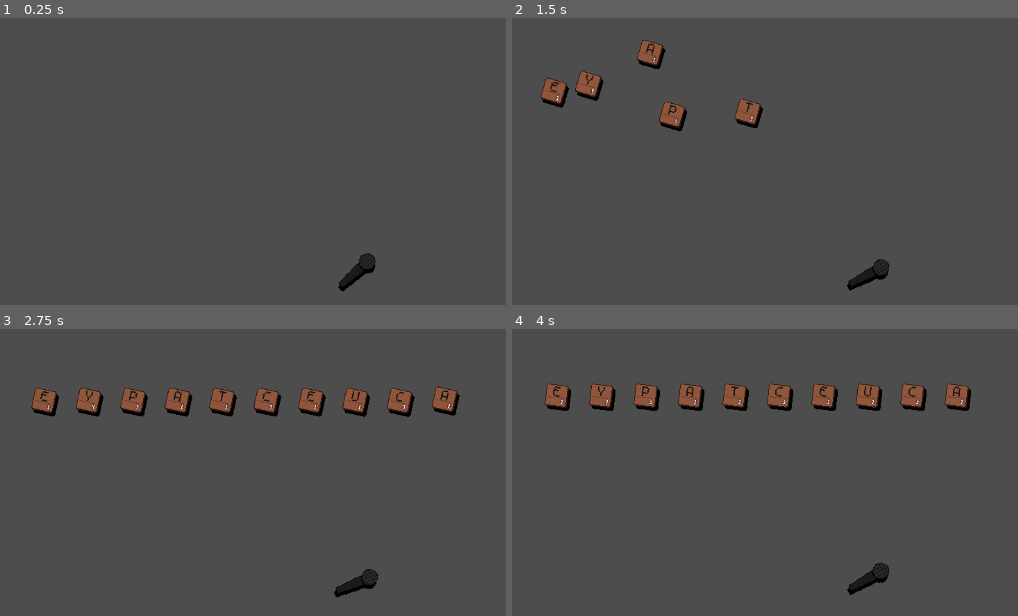
Above: before the commit, frames 1-4 (two rows, left to right).
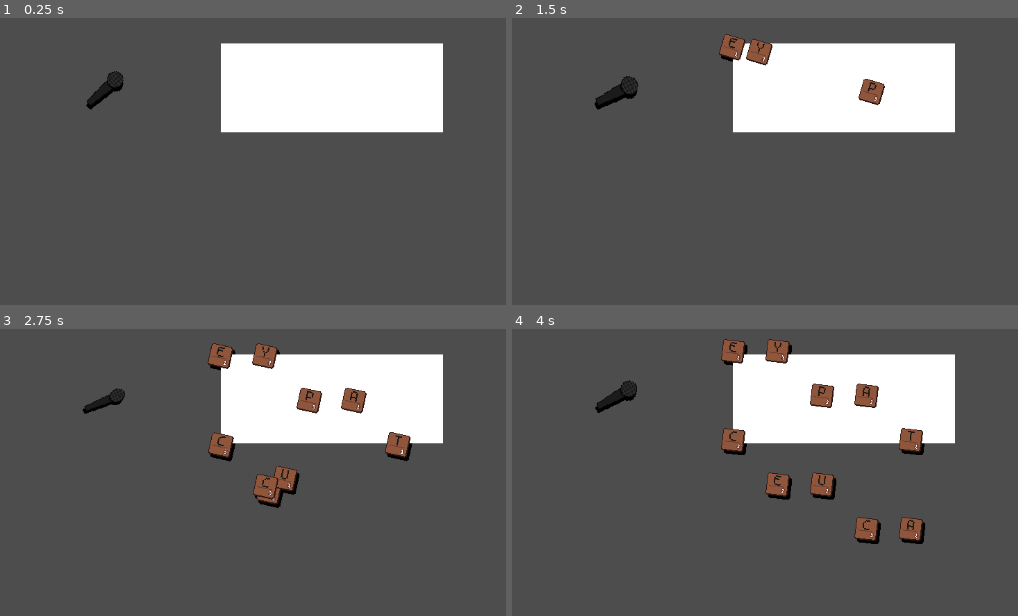
Above: after the commit, the same moments.

Repository: LiranDat/Spitandspell
Game: Godot game, scene res://letter_selection.tscn
Two runs of this game, one before a commit and one after it. Both use one fixed random seed, a clock stepped at 60 frames per second and the inputs below. This scene is started directly instead of the project's main scene.
Inputs (mouse positions are in pixels of both pictures, inside the frame that each line leads up to):
- Up to frame 1 (0.25 s): no input
- Up to frame 2 (1.5 s): move the mouse to (outside the picture) at 0.52 s; click (outside the picture) at 0.67 s; move the mouse to (592, 112) at 1.27 s; click (592, 112) at 1.42 s
- Up to frame 3 (2.75 s): move the mouse to (86, 403) at 2.02 s; click (86, 403) at 2.17 s
- Up to frame 4 (4 s): move the mouse to (643, 400) at 2.77 s; click (643, 400) at 2.92 s; move the mouse to (689, 397) at 3.52 s; click (689, 397) at 3.67 s

The runs differ from the first frame. In frame 1, 15% of the frame differs, in the area x 16-88%, y 8-96%; in frame 2, 17%; in frame 3, 18%; in frame 4, 19%, in the area x 6-91%, y 3-93%.

Commit message:
Change to letter selection

Diff:
--- a/letter_selection.gd
+++ b/letter_selection.gd
@@ -1,6 +1,7 @@
 extends Node2D
 
 var letterScene = preload("res://letter.tscn")
+@export var letterAreaSize : Vector2i = Vector2i(5,2)
 
 var abc = { # [ Punkte, Häufigkeit ]
 	"A": [1, 9],
@@ -33,6 +34,8 @@
 
 func _ready():
 	createLetterDeck()
+	$LetterArea/Shape.scale = Vector2(64.,64.)*Vector2(letterAreaSize)
+
 	pass
 
 func createLetterDeck():
@@ -54,14 +57,14 @@
 			return
 		var childIndex = randi_range(0,$MicPos/LetterDeck.get_child_count()-1)
 		var letter = $MicPos/LetterDeck.get_child(childIndex)
-		letter.reparent(self)
+		letter.reparent($LetterArea)
 		var tween = letter.create_tween()
 		tween.set_ease(Tween.EASE_OUT)
 		tween.set_trans(Tween.TRANS_ELASTIC)
-		tween.tween_property(letter,"global_position",Vector2(64.0*index+64.,128.0),1.0)
+		tween.tween_property(letter,"position",Vector2(64.0*float(index%letterAreaSize.x),64.0*float(index/letterAreaSize.y)),1.0)
 		letter.show()
 		$MicPos/Mic.pop()
-		await get_tree().create_timer(0.1).timeout
+		await get_tree().create_timer(0.2).timeout
 	pass
 
 
--- a/letter_selection.tscn
+++ b/letter_selection.tscn
@@ -7,11 +7,20 @@
 script = ExtResource("1_bvp4e")
 
 [node name="MicPos" type="Node2D" parent="."]
-position = Vector2(514, 390)
+position = Vector2(151, 128)
 
 [node name="Mic" parent="MicPos" instance=ExtResource("1_a8s43")]
 
 [node name="LetterDeck" type="Node2D" parent="MicPos"]
+
+[node name="LetterArea" type="Node2D" parent="."]
+z_index = -1
+z_as_relative = false
+position = Vector2(318, 64)
+
+[node name="Shape" type="Polygon2D" parent="LetterArea"]
+scale = Vector2(342.638, 163.09)
+polygon = PackedVector2Array(0, 0, 1, 0, 1, 1, 0, 1)
 
 [node name="Timer" type="Timer" parent="."]
 one_shot = true
--- a/mic.gd
+++ b/mic.gd
@@ -1,6 +1,7 @@
 extends Node2D
 
 var time = 0.0
+var tween : Tween
 
 func _process(delta: float) -> void:
 	sway(delta)
@@ -13,10 +14,12 @@
 	pass
 
 func pop():
-	var tween = get_tree().create_tween()
+	if(tween):
+		tween.kill()
+	tween = get_tree().create_tween()
 	tween.set_parallel(true)
 	tween.set_ease(Tween.EASE_OUT)
 	tween.set_trans(Tween.TRANS_ELASTIC)
-	self.scale = Vector2(.6,1.0)
-	tween.parallel().tween_property(self,"scale",Vector2(1.0,1.0),1.0)
+	$Sprite2D.scale = Vector2(.4,.9)
+	tween.tween_property($Sprite2D,"scale",Vector2(1.0,1.0),1.0)
 	pass
--- a/project.godot
+++ b/project.godot
@@ -24,6 +24,7 @@
 window/size/resizable=false
 window/stretch/mode="canvas_items"
 window/stretch/aspect="expand"
+window/stretch/scale=1.5
 window/stretch/scale_mode="integer"
 
 [rendering]
